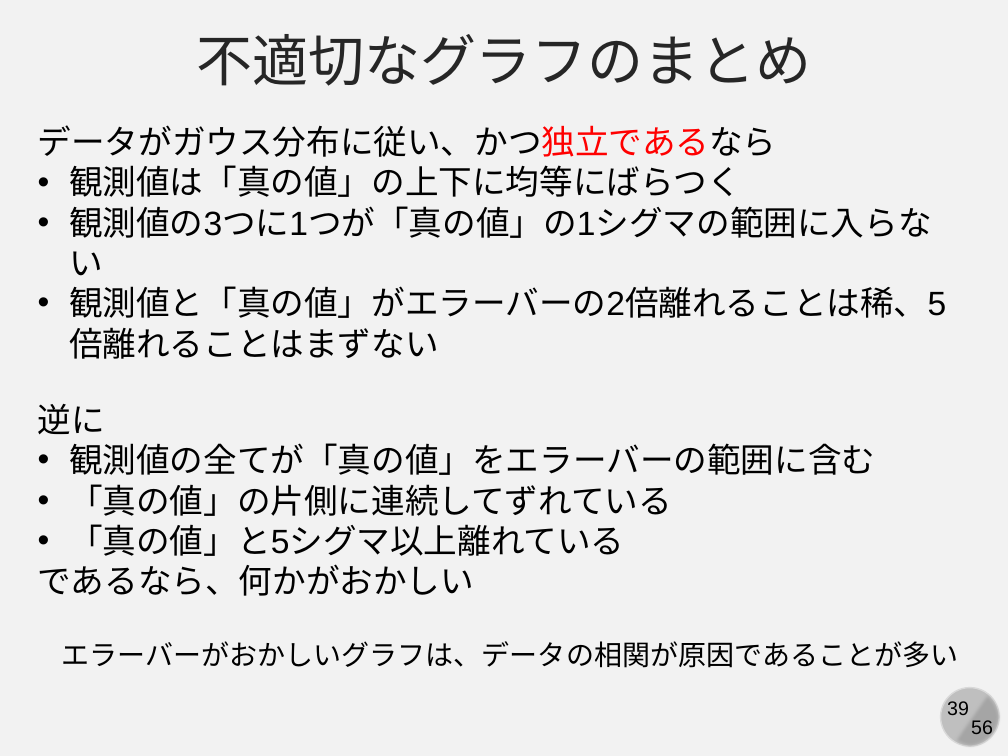
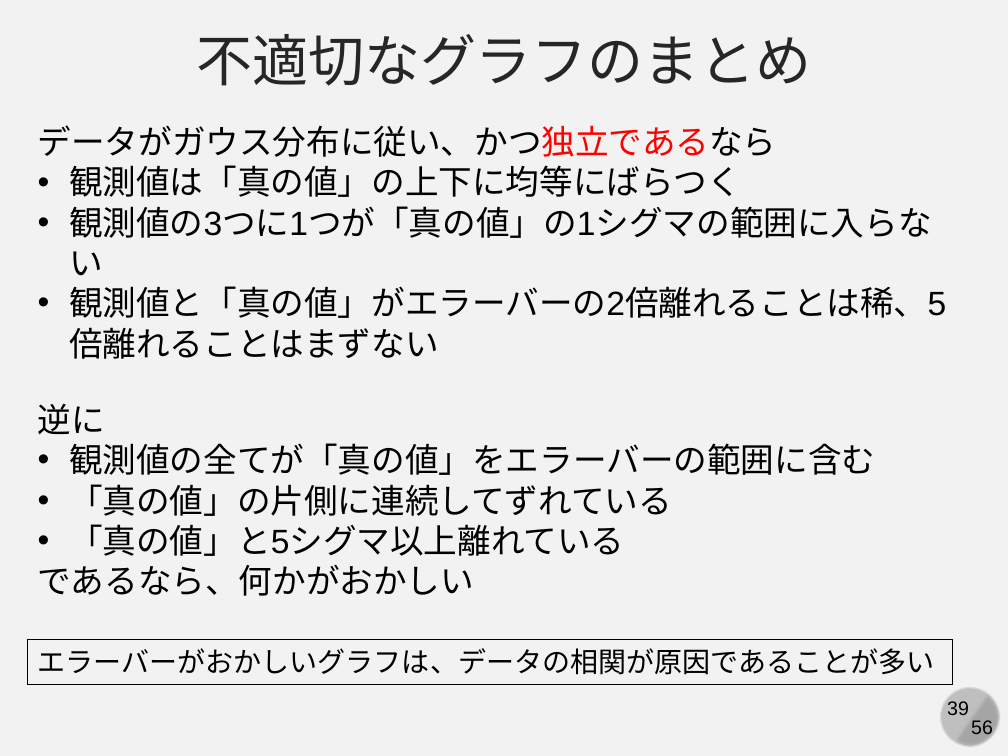
Before and after one commit to kaityo256/simulation_engineering, a slide deck: slide 39 of 03_mc_advanced/simulation03.pptx. Drawn at 1008x756 pixels with LibreOffice and Linux fonts; fonts in the diff are those of the drawing. Boxes give left, top, right and bottom in pixels: in the first picture for what was removed or moved away, otherwise in the second. Text is boxed around its words. In the diff, an @@ line names an element or a change of style, - is before the commit and + after.

```diff
--- a/03_mc_advanced/simulation03.pptx
+++ b/03_mc_advanced/simulation03.pptx
@@ rectangle "エラーバーがおかしいグラフは、データの相関が原因であることが多い" resized from (x1=61, y1=641, x2=958, y2=668) to (x1=28, y1=640, x2=954, y2=684) @@
@@ rectangle "エラーバーがおかしいグラフは、データの相関が原因であることが多い" at (x1=28, y1=640, x2=954, y2=684): outline none to #000000 0.75 pt @@
```
Also in this commit, not shown: 1 other slide changed, 4 slides added, 3 other files.
